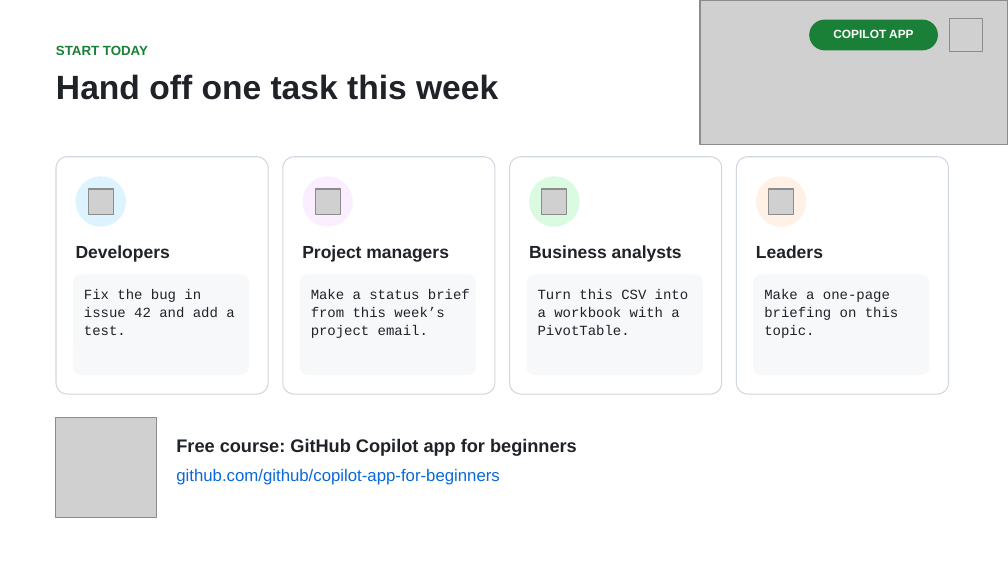
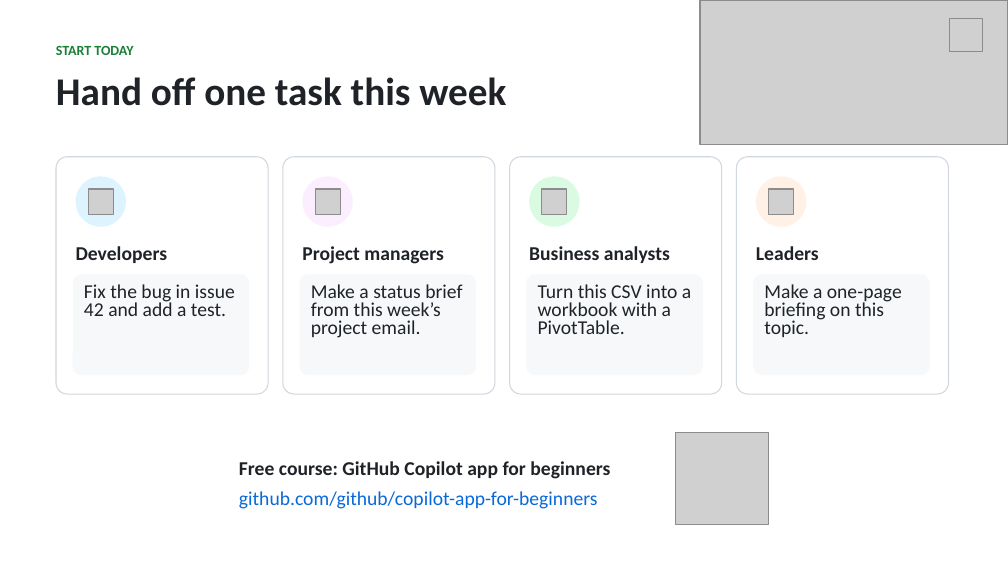
Before and after one commit to DanWahlin/housing-market-demo, a slide deck: slide 13 of talk/copilot-app-put-ai-agents-to-work.pptx (slide 15 before the commit). Drawn at 1008x567 pixels with LibreOffice and Linux fonts; fonts in the diff are those of the drawing; grey boxes stand for pictures. Boxes give left, top, right and bottom in pixels: in the first picture for what was removed or moved away, otherwise in the second. Text is boxed around its words. In the diff, an @@ line names an element or a change of style, - is before the commit and + after.

```diff
--- a/talk/copilot-app-put-ai-agents-to-work.pptx
+++ b/talk/copilot-app-put-ai-agents-to-work.pptx
@@ rounded rectangle removed at box(809, 19, 938, 50) @@
@@ text removed at box(833, 29, 913, 38) @@
-COPILOT APP
@@ text "START TODAY" at box(56, 46, 133, 55): size 9.5 to 10 pt, font Arial to Calibri @@
@@ text "Hand off one task this ..." at box(56, 77, 506, 106): size 24 to 28 pt, font Arial to Calibri @@
@@ size 12.5 to 14 pt, font Arial to Calibri in 4 elements at box(76, 246, 168, 263), box(302, 246, 443, 264), box(529, 246, 670, 263), box(756, 246, 819, 260) @@
@@ size 10 to 14 pt, font Courier New to Calibri in 4 elements at box(84, 284, 235, 316), box(311, 284, 462, 338), box(538, 284, 691, 334), box(764, 284, 902, 337) @@
@@ picture removed at box(56, 417, 157, 518) @@
@@ picture added at box(675, 432, 768, 525) @@
@@ text "Free course: GitHub Copilot app ...": place and size @@
-text "Free course: GitHub Copilot app ..." at box(176, 438, 577, 456)
+text "Free course: GitHub Copilot app ..." at box(239, 461, 610, 479)
@@ text "Free course: GitHub Copilot app ..." at box(239, 461, 610, 479): size 13 to 14 pt, font Arial to Calibri @@
@@ text "github.com/github/copilot-app-for-beginners": place and size @@
-text "github.com/github/copilot-app-for-beginners" at box(176, 469, 499, 485)
+text "github.com/github/copilot-app-for-beginners" at box(239, 491, 598, 509)
@@ text "github.com/github/copilot-app-for-beginners" at box(239, 491, 598, 509): size 12 to 14 pt, font Arial to Calibri @@
```
Also in this commit, not shown: 13 other slides changed, 1 slide added, 2 slides removed.
